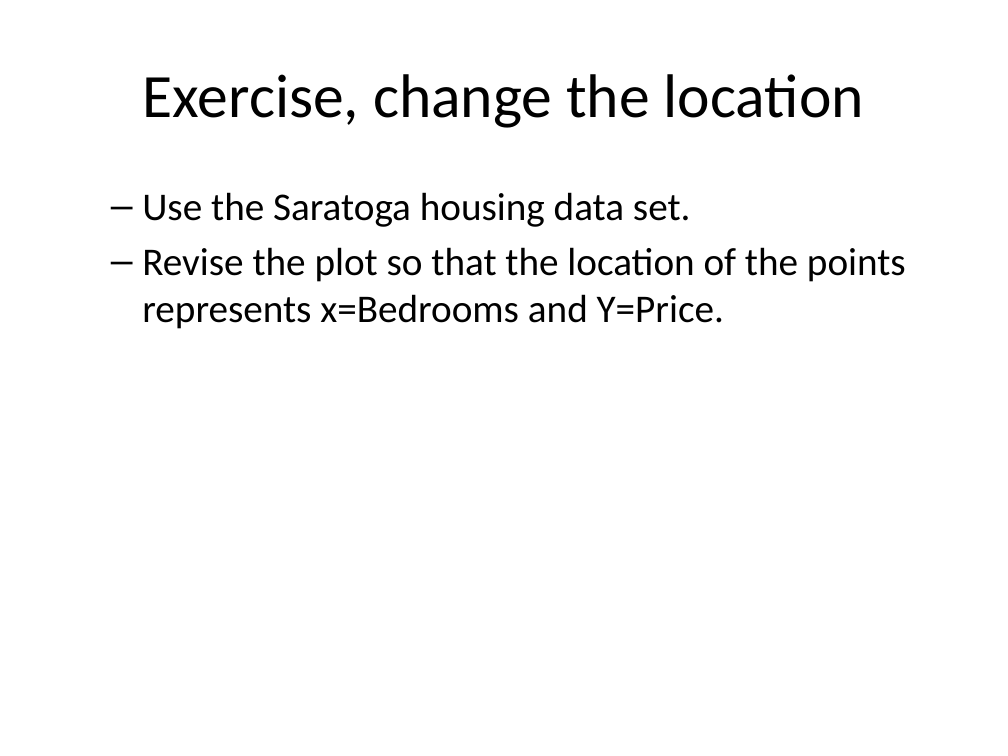
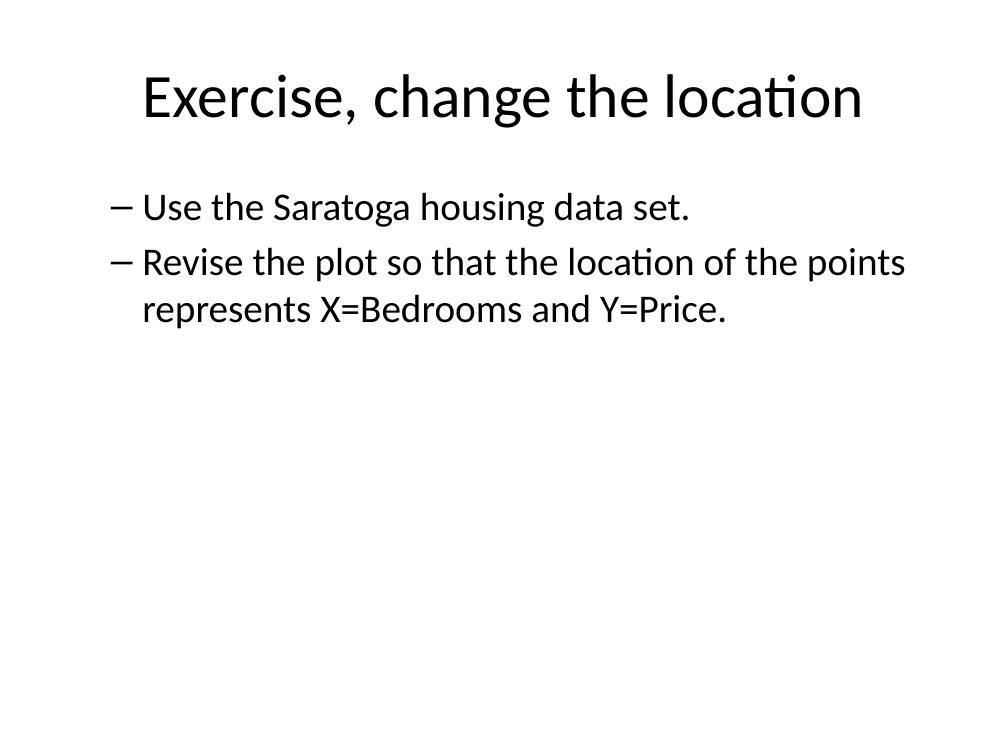
Before and after one commit to pmean/data-visualization, a slide deck: slide 12 of data-viz-01/component/fundamentals.pptx. Drawn at 1008x756 pixels with LibreOffice and Linux fonts; fonts in the diff are those of the drawing. Boxes give left, top, right and bottom in pixels: in the first picture for what was removed or moved away, otherwise in the second. Text is boxed around its words. In the diff, an @@ line names an element or a change of style, - is before the commit and + after.

```diff
--- a/data-viz-01/component/fundamentals.pptx
+++ b/data-viz-01/component/fundamentals.pptx
@@ text at bbox=[142, 247, 906, 329]: text changed @@
-  – Revise the plot so that the location of the points represents x=Bedrooms and Y=Price.
+  – Revise the plot so that the location of the points represents X=Bedrooms and Y=Price.
```
Also in this commit, not shown: 5 other slides changed, 30 other files.
